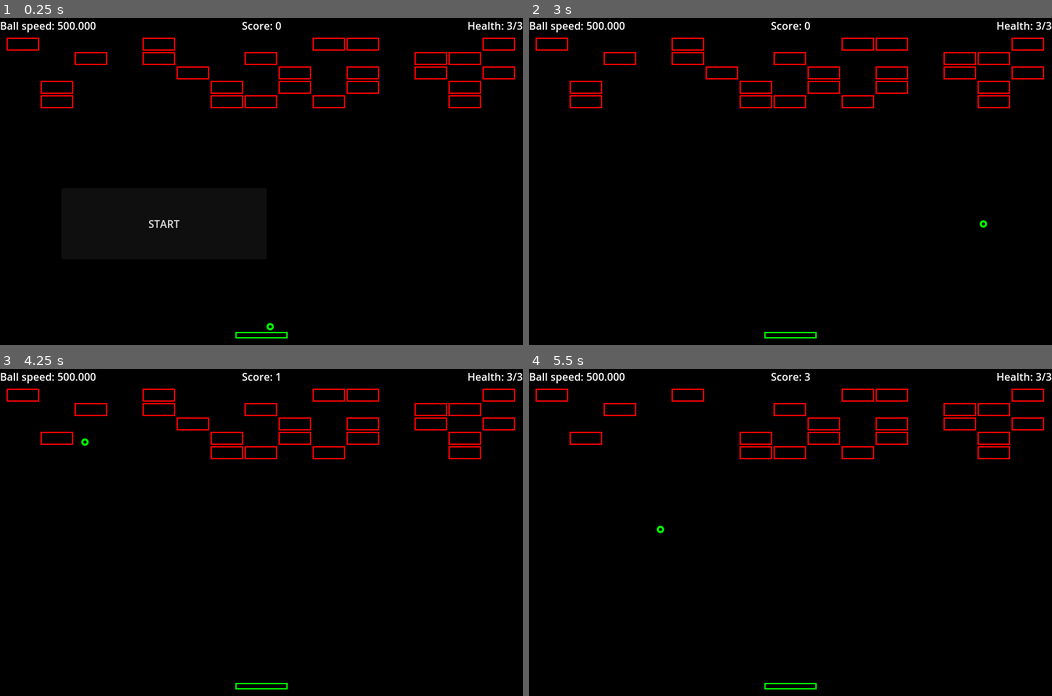
Above: before the commit, frames 1-4 (two rows, left to right).
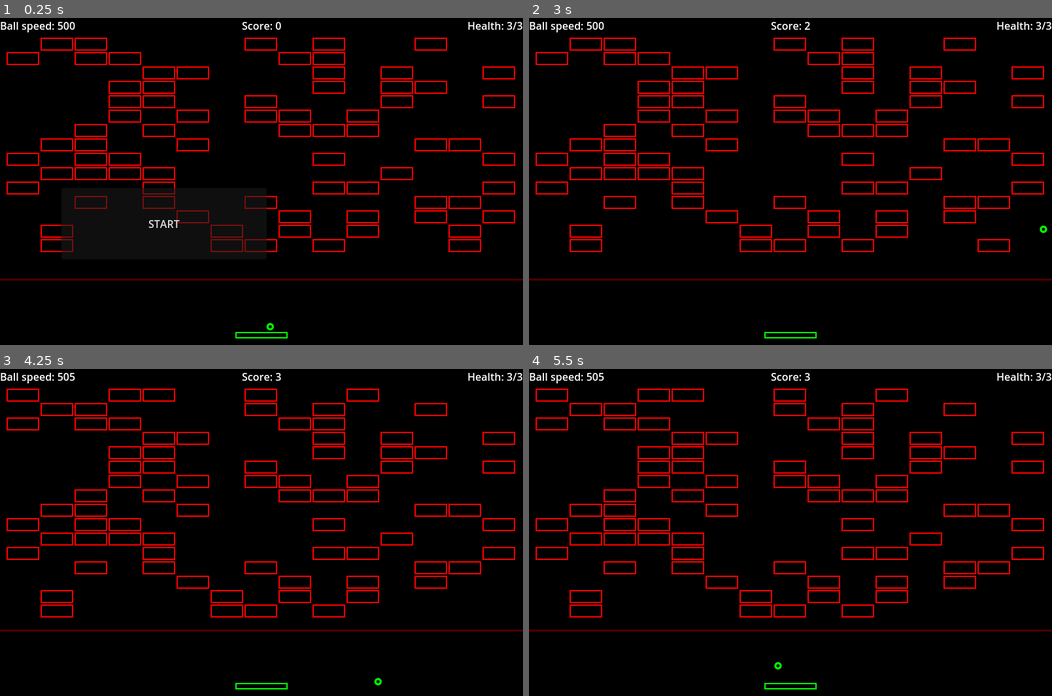
Above: after the commit, the same moments.

Repository: Germenzi/Infinitoid
Game: Godot game, scene res://scenes/arcanoid_game.tscn
The game is run twice, just before and just after one commit, with the same random seed, the same clock (stepped at 60 frames per second) and the same inputs. This scene is started directly instead of the project's main scene.
Inputs (mouse positions are in pixels of both pictures, inside the frame that each line leads up to):
- Up to frame 1 (0.25 s): no input
- Up to frame 2 (3 s): click "START" at 0.5 s; tap Enter at 1.25, 2.75 s; move the mouse to (905, 165) at 1.27 s; hold Up (ui_up) 1.28-2 s; tap O at 1.35, 2.85 s; click (905, 165) at 1.42 s; tap Space at 2 s; drag from (685, 197) to (764, 246) at 2.02 s; move the mouse to (842, 109) at 2.77 s; hold Up (ui_up) from 2.78 s (still down)
- Up to frame 3 (4.25 s): release Up (ui_up) at 3.5 s; tap Space at 3.5 s; drag from (235, 597) to (104, 483) at 3.52 s
- Up to frame 4 (5.5 s): move the mouse to (947, 581) at 4.27 s; hold Down (ui_down) 4.28-5 s; tap O at 4.35 s; tap Enter at 5 s; drag from (633, 483) to (712, 450) at 5.02 s

The runs differ from the first frame. In frame 1, 6.8% of the frame differs, in the area x 0-100%, y 1-81%; in frame 2, 6.7%; in frame 3, 6.5%; in frame 4, 6.4%.

Commit message:
Add blocks deadline and fixed playing area size detection

Diff:
--- a/scenes/GameState.gd
+++ b/scenes/GameState.gd
@@ -54,8 +54,11 @@
 @export_range(1, 1000)
 var initial_block_spawn_amount : int = 1
 
-@export_range(1, 10)
+@export_range(1, 100)
 var initial_block_rows : int = 5
+
+@export_range(0.0, 10000.0)
+var blocks_deadline_height : float = 400.0
 
 @export_range(0.0, 100.0)
 var top_row_gap : float = 50.0
@@ -95,7 +98,7 @@
 	platform_speed = initial_platform_speed
 	platform_rect = Rect2(Vector2.ZERO, initial_platform_size)
 
-	playing_area_rect = Rect2(Vector2.ZERO, get_tree().root.size)
+	playing_area_rect = Rect2(Vector2.ZERO, get_tree().root.content_scale_size)
 
 	blocks_columns = playing_area_rect.size.x / (block_size.x + blocks_columns_gap)
 	blocks_spawn_count = initial_block_spawn_amount
--- a/scenes/arcanoid_game.tscn
+++ b/scenes/arcanoid_game.tscn
@@ -25,6 +25,10 @@
 		draw_rect(block.grow(-_game_state.block_draw_width/2.0),
 		_game_state.block_color, false, _game_state.block_draw_width, false
 		)
+
+	draw_line(_game_state.playing_area_rect.position+Vector2(0, _game_state.blocks_deadline_height),
+		_game_state.playing_area_rect.position+Vector2(_game_state.playing_area_rect.size.x, _game_state.blocks_deadline_height),
+		Color(_game_state.block_color, 0.3), _game_state.block_draw_width, true)
 "
 
 [sub_resource type="GDScript" id="GDScript_ypwq7"]
@@ -52,7 +56,7 @@
 	_game_state.platform_rect.position = Vector2(
 		_game_state.playing_area_rect.position.x+_game_state.playing_area_rect.size.x/2.0 -_game_state.platform_rect.size.x/2.0,
 		_game_state.playing_area_rect.end.y-_game_state.platform_height-_game_state.platform_rect.size.y)
-
+	print(_game_state.playing_area_rect)
 	_place_ball_to_launch_position()
 	for i:int in _game_state.initial_block_rows:
 		_spawn_blocks_layer()
@@ -184,6 +188,17 @@
 				banned_rect_side = []
 
 
+	for rect:Rect2 in _game_state.blocks:
+		if rect.end.y > _game_state.blocks_deadline_height:
+			_game_state.blocks = []
+			for i:int in _game_state.initial_block_rows:
+				_spawn_blocks_layer()
+			_game_state.health -= 1
+			_game_state.state_machine.go_state(GameState.LAUNCHING_BALL_STATE)
+			if _game_state.health <= 0:
+				get_tree().reload_current_scene()
+			break
+
 
 func _place_ball_to_launch_position() -> void:
 	const BALL_PLATFORM_GAP : float = 3.0
@@ -236,7 +251,7 @@
 	_game_state.state_machine.go_state(GameState.LAUNCHING_BALL_STATE)
 	_game_state.health -= 1
 
-	if _game_state.health == 0:
+	if _game_state.health <= 0:
 		get_tree().reload_current_scene()
 
 
@@ -253,7 +268,7 @@
 var _game_state : GameState = %GameState
 
 func _process(delta: float) -> void:
-	text = \"Ball speed: %.3f\" % _game_state.ball_velocity.length()
+	text = \"Ball speed: %.0f\" % _game_state.ball_velocity.length()
 "
 
 [sub_resource type="GDScript" id="GDScript_fgexy"]
@@ -299,6 +314,7 @@
 block_rows_gap = 2.0
 blocks_columns_gap = 2.0
 initial_block_spawn_amount = 5
+initial_block_rows = 15
 top_row_gap = 30.0
 
 [node name="GUI" type="CanvasLayer" parent="."]
